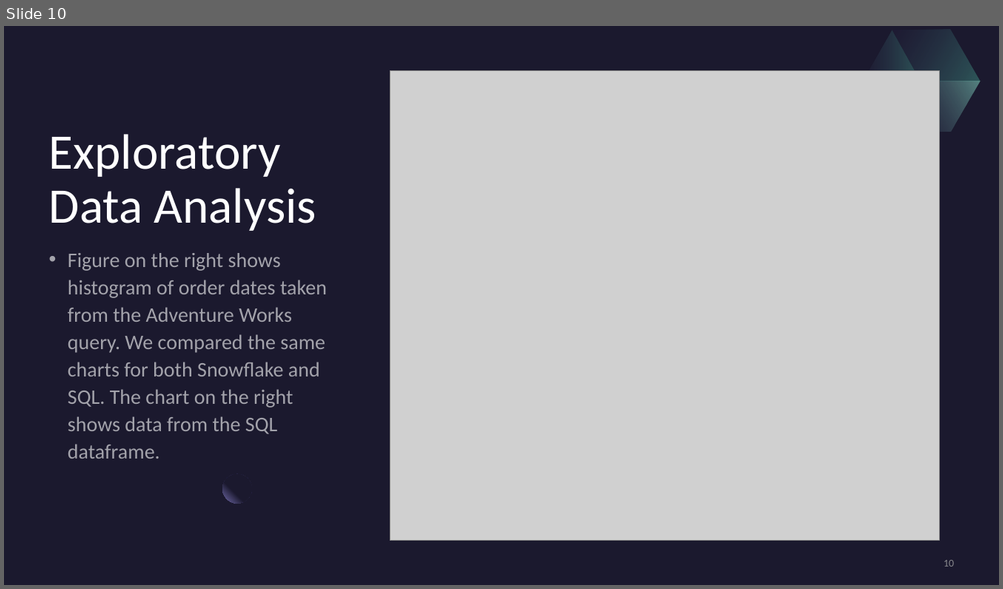
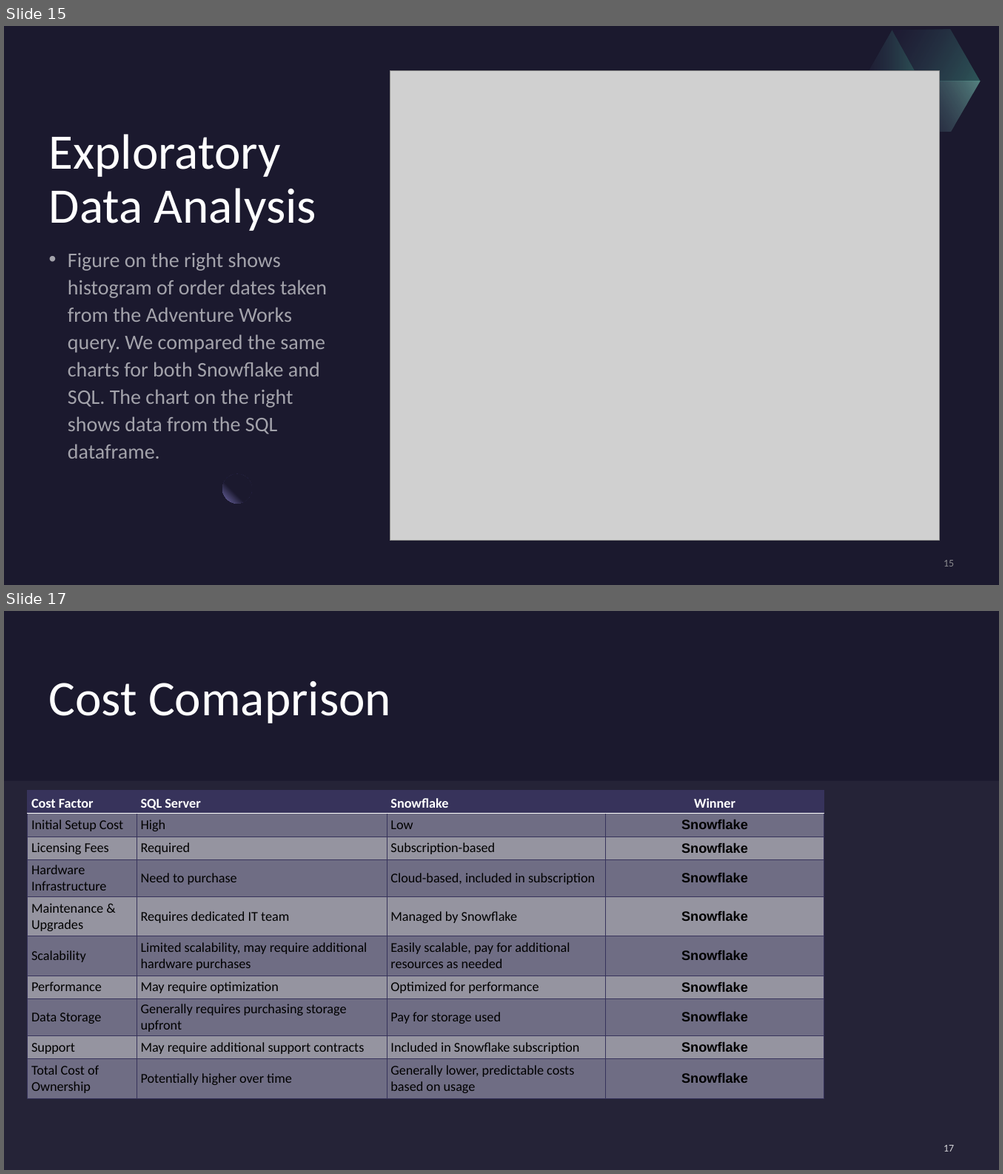
Before and after one commit to rehank1990/Capstone-3, a slide deck: Capstone 3 Datawarehouse Comparisons.pptx. Shown one above the other, each under a label of ours: slide 10 before the commit, slides 15 and 17 after it; the slides between them are not shown. The pictures are 1003x589 and 1003x1174 pixels, drawn with LibreOffice and Linux fonts; fonts in the diff are those of the drawing; grey boxes stand for pictures. Boxes give left, top, right and bottom in pixels: in the first picture for what was removed or moved away, otherwise in the second. Text is boxed around its words. In the diff, an @@ line names an element or a change of style, - is before the commit and + after.

```diff
--- a/Capstone 3 Datawarehouse Comparisons.pptx
+++ b/Capstone 3 Datawarehouse Comparisons.pptx
@@ slide 17 added at (4,611,999,1170), background #1B192E @@
@@ rectangle added at (4,611,999,1170), fill #1B192E @@
@@ title added at (49,681,391,723), 48 pt, text #FFFFFF @@
+Cost Comaprison
@@ rectangle added at (4,781,999,1170), fill #E4E3F0 at 5% opacity @@
@@ table added at (27,790,823,1097), 10 rows, 4 columns @@
+Cost Factor | SQL Server | Snowflake | Winner
+Initial Setup Cost | High | Low | Snowflake
+Licensing Fees | Required | Subscription-based | Snowflake
+Hardware Infrastructure | Need to purchase | Cloud-based, included in subscription | Snowflake
+Maintenance & Upgrades | Requires dedicated IT team | Managed by Snowflake | Snowflake
+Scalability | Limited scalability, may require additional hardware purchases | Easily scalable, pay for additional resources as needed | Snowflake
+Performance | May require optimization | Optimized for performance | Snowflake
+Data Storage | Generally requires purchasing storage upfront | Pay for storage used | Snowflake
+Support | May require additional support contracts | Included in Snowflake subscription | Snowflake
+Total Cost of Ownership | Potentially higher over time | Generally lower, predictable costs based on usage | Snowflake
@@ page number added at (943,1145,953,1152), 10 pt, text #FFFFFF at 80% opacity @@
+17
@@ what was slide 10 is now slide 15 @@
@@ page number at (943,560,953,567): text changed @@
-10
+15
```
Also in this commit, not shown: 7 slides changed, 6 other slides added, 5 slides removed.
